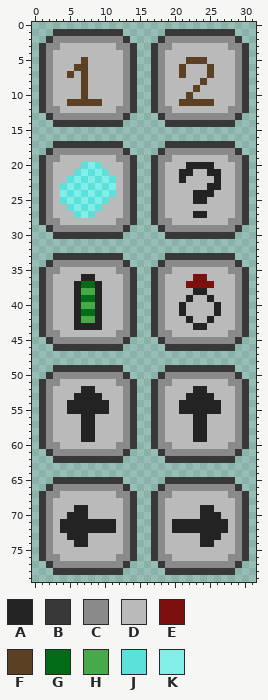
Sprite sheet: Assets/Sprites/Effects.png. The first picture shows the starting point.
The file is 32x80 pixels.
Palette (. is transparent): A #232323  B #383838  C #8a8a8a  D #bababa  E #7d0f0f  F #5b4023  G #026c18  H #47a947  J #5be1da  K #81eee8
Pixels before (only the part around the change), first column x 10:
43 DDDCB..BCDDDDAADDDDCB
44 DDCCB..BCCDDDDDDDDCCB
45 CCCB....BCCCCCCCCCCB.
46 BBB......BBBBBBBBBB..
47 .....................
48 .....................
49 BBB......BBBBBBBBBB..
50 CCCB....BCCCCCCCCCCB.
51 DDCCB..BCCDDDDDDDDCCB
52 DDDCB..BCDDDDAADDDDCB
53 DDDCB..BCDDDAAAADDDCB
54 ADDCB..BCDDAAAAAADDCB
55 ADDCB..BCDDAAAAAADDCB
56 DDDCB..BCDDDDAADDDDCB
57 DDDCB..BCDDDDAADDDDCB
58 DDDCB..BCDDDDAADDDDCB
59 DDDCB..BCDDDDAADDDDCB
60 DDCCB..BCCDDDDDDDDCCB
61 CCCB....BCCCCCCCCCCB.
62 BBB......BBBBBBBBBB..
63 .....................
64 .....................
65 BBB......BBBBBBBBBB..
66 CCCB....BCCCCCCCCCCB.
67 DDCCB..BCCDDDDDDDDCCB
68 DDDCB..BCDDDDDDDDDDCB
After the commit:
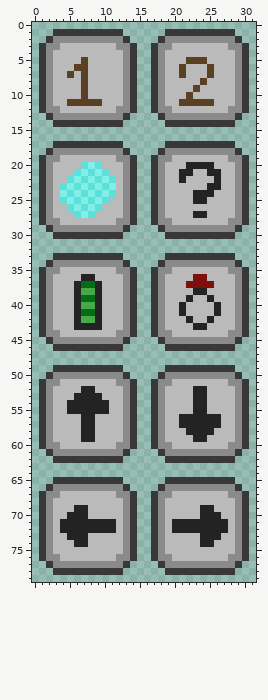
From the commit log: Fix incorrect down cat tile
Edits made:
Colour A replaces colour D in rows 56 to 57 at x 21 to 22 and 25 to 26; in row 58 at x 22 and 25.
Colour D replaces colour A in row 53 at x 22 and 25; in rows 54 to 55 at x 21 to 22 and 25 to 26.
Where, in picture pixels (left, top, right, bottom), the same in both pictures:
changed: (179, 393, 221, 435)
